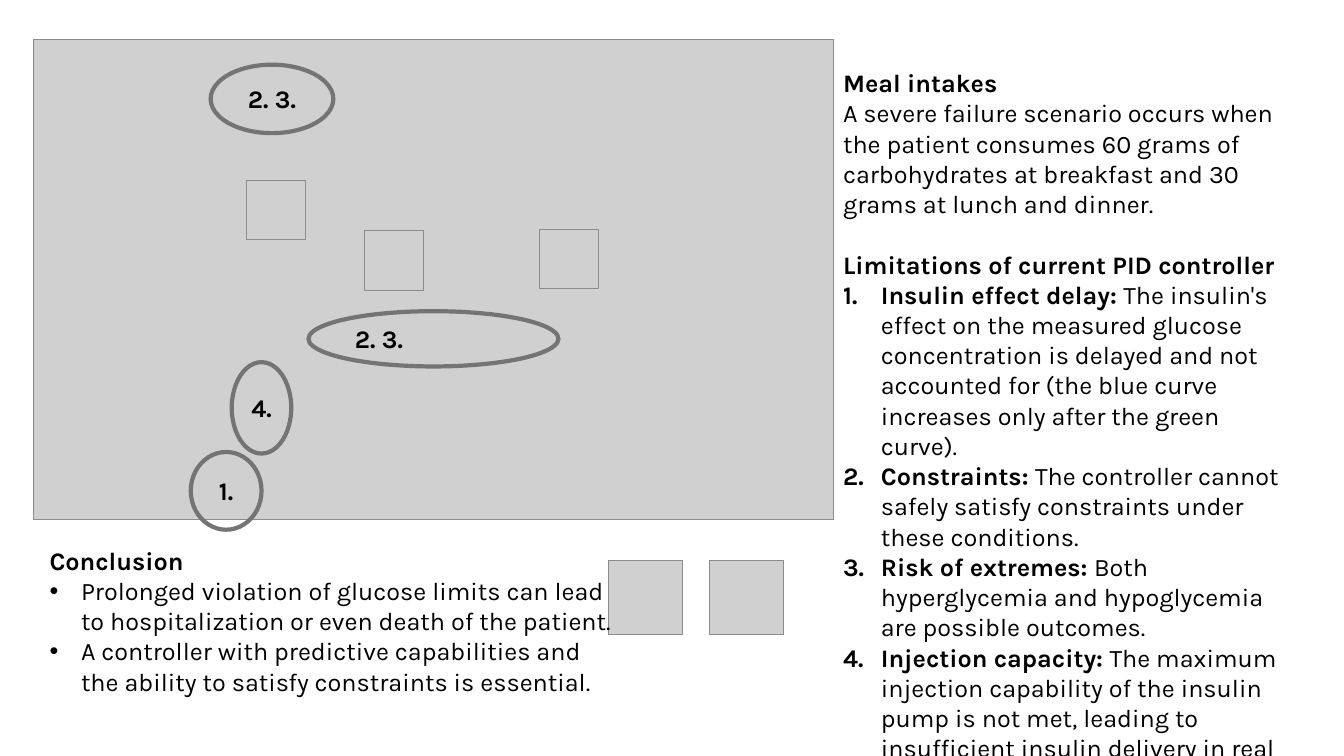
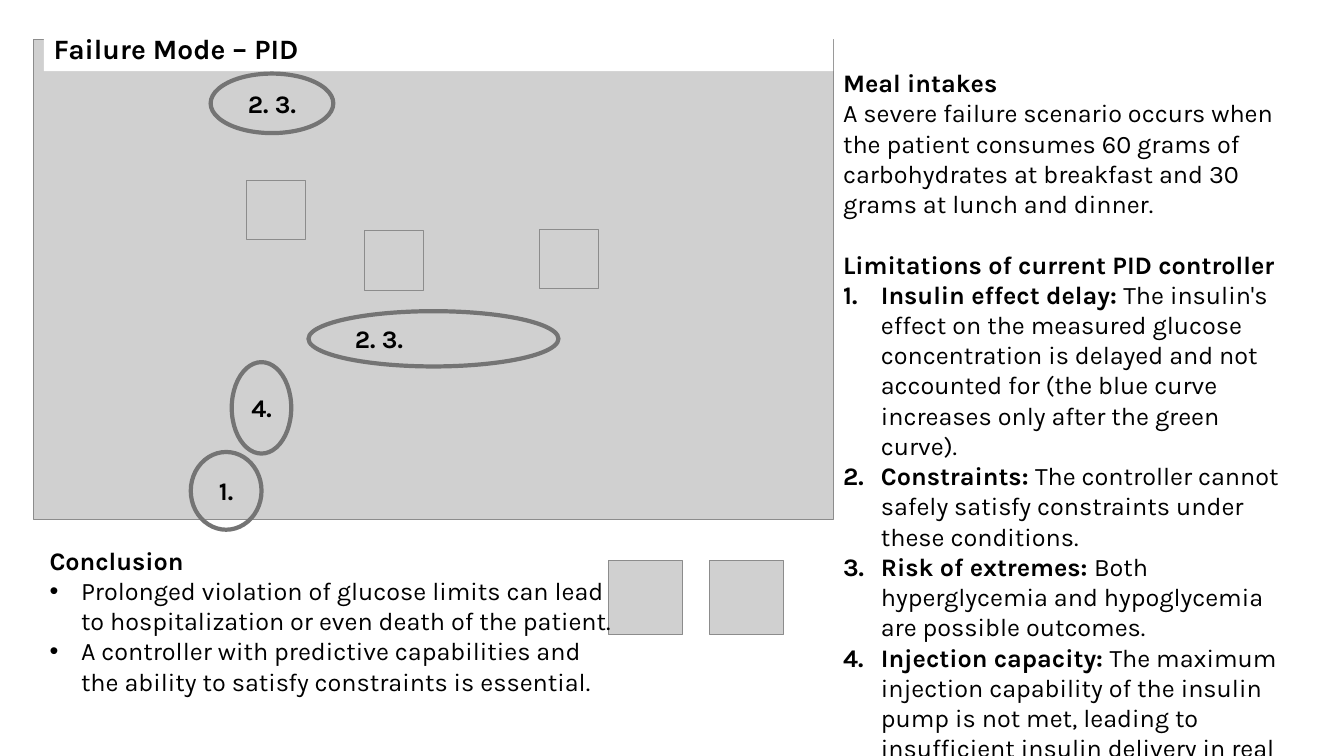
Before and after one commit to Jackmastro/MPC_DeePC_COCO, a slide deck: slide 3 of COCO2024project_GiacomoMastroddi.pptx. Drawn at 1344x756 pixels with LibreOffice and Linux fonts; fonts in the diff are those of the drawing; grey boxes stand for pictures. Boxes give left, top, right and bottom in pixels: in the first picture for what was removed or moved away, otherwise in the second. Text is boxed around its words. In the diff, an @@ line names an element or a change of style, - is before the commit and + after.

```diff
--- a/COCO2024project_GiacomoMastroddi.pptx
+++ b/COCO2024project_GiacomoMastroddi.pptx
@@ rectangle added at <box>43,27,833,72</box>, fill #FFFFFF, 20 pt, text #000000, bold @@
+Failure Mode – PID
@@ ellipse "2. 3.": place and size @@
-ellipse "2. 3." at <box>211,65,334,133</box>
+ellipse "2. 3." at <box>211,74,334,133</box>
```
Also in this commit, not shown: 5 other slides changed, 2 other files.
